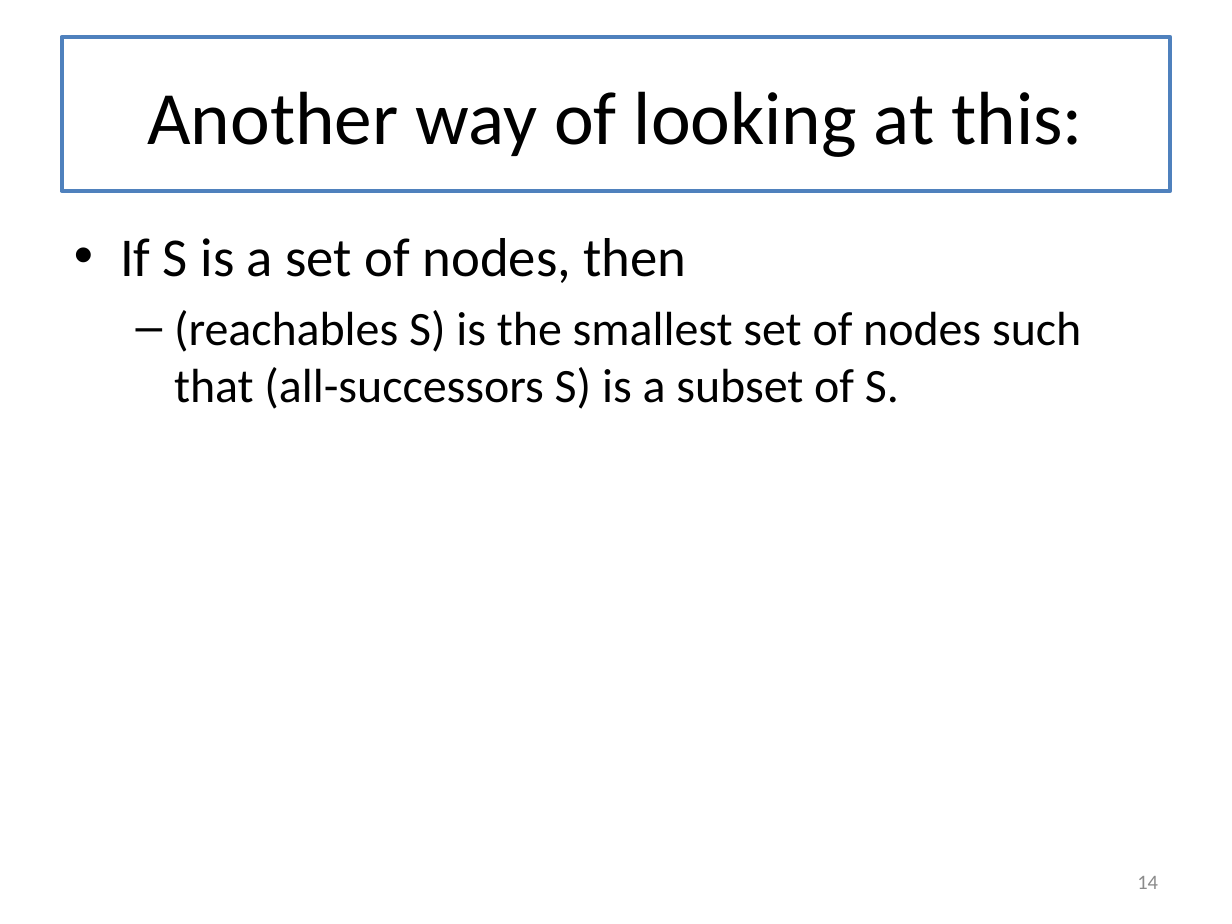
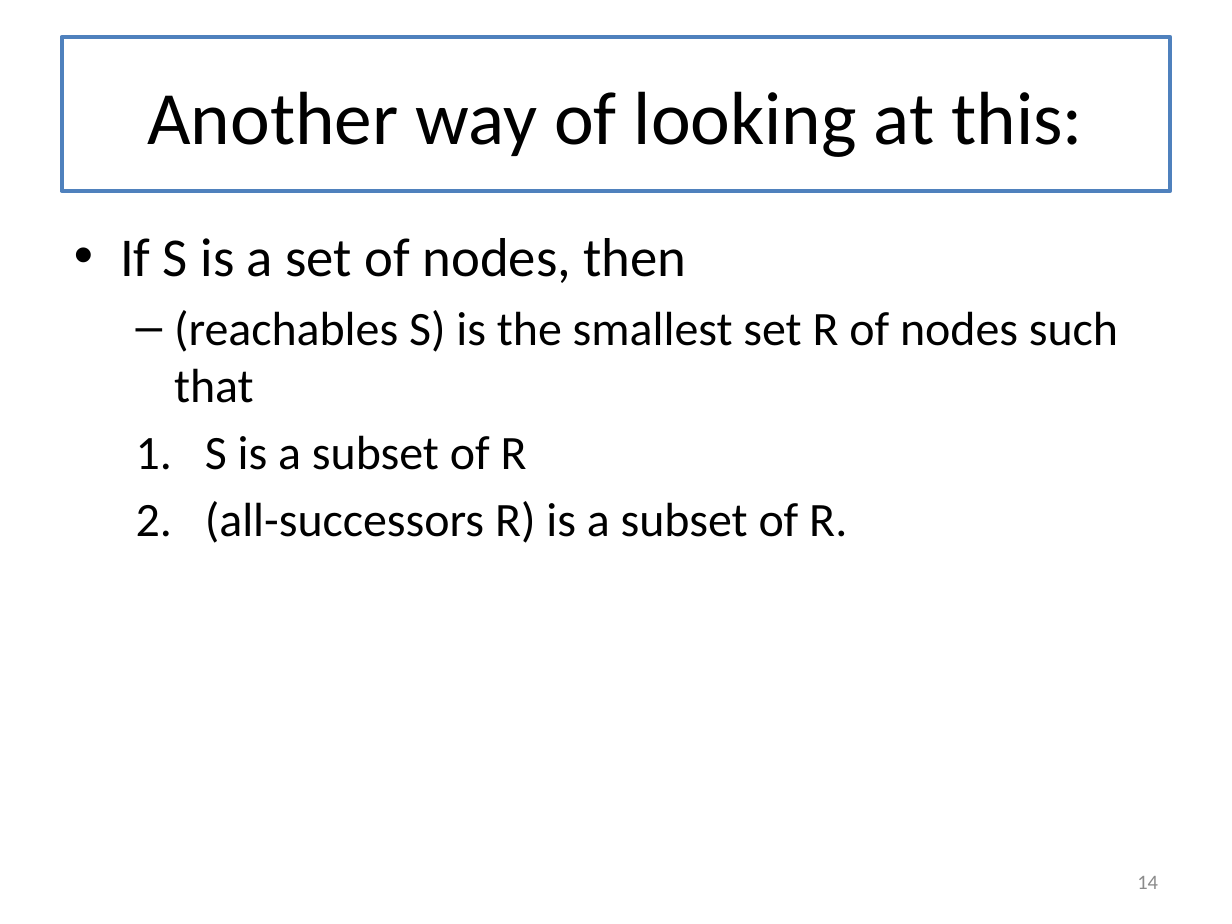
Before and after one commit to mwand/cs5010f16, a slide deck: slide 14 of Slides/Lesson 8.4 Searching in a Graph.pptx. Drawn at 1232x924 pixels with LibreOffice and Linux fonts; fonts in the diff are those of the drawing. Boxes give left, top, right and bottom in pixels: in the first picture for what was removed or moved away, otherwise in the second. Text is boxed around its words. In the diff, an @@ line names an element or a change of style, - is before the commit and + after.

Commit message:
fixed typo in gp08-3, updating slides for Modules 8-9

```diff
--- a/Slides/Lesson 8.4 Searching in a Graph.pptx
+++ b/Slides/Lesson 8.4 Searching in a Graph.pptx
@@ text at <box>174,310,1118,543</box>: text changed @@
-  – (reachables S) is the smallest set of nodes such that (all-successors S) is a subset of S.
+  – (reachables S) is the smallest set R of nodes such that
+  1. S is a subset of R
+  2. (all-successors R) is a subset of R.
```
Also in this commit, not shown: 3 other slides changed, 10 other files.
